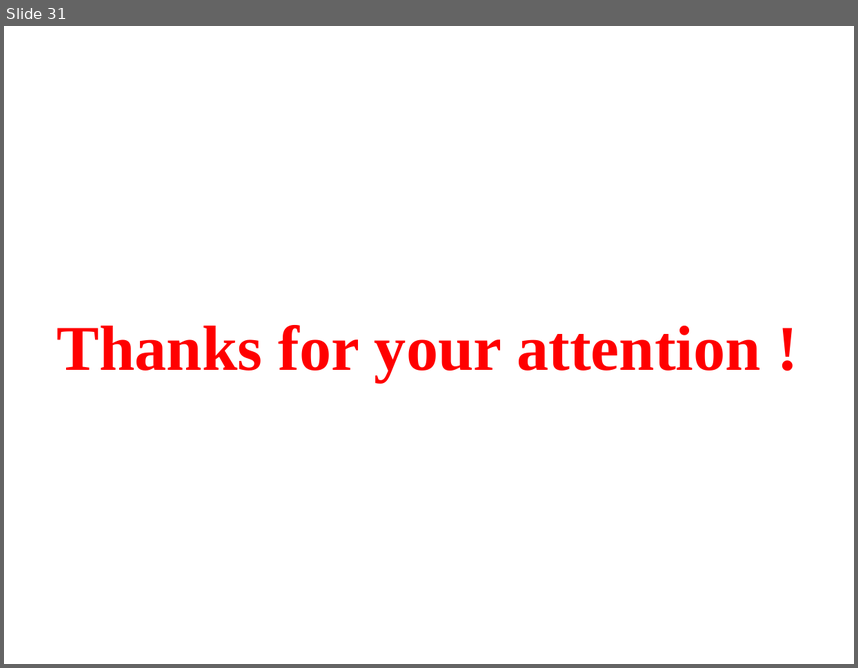
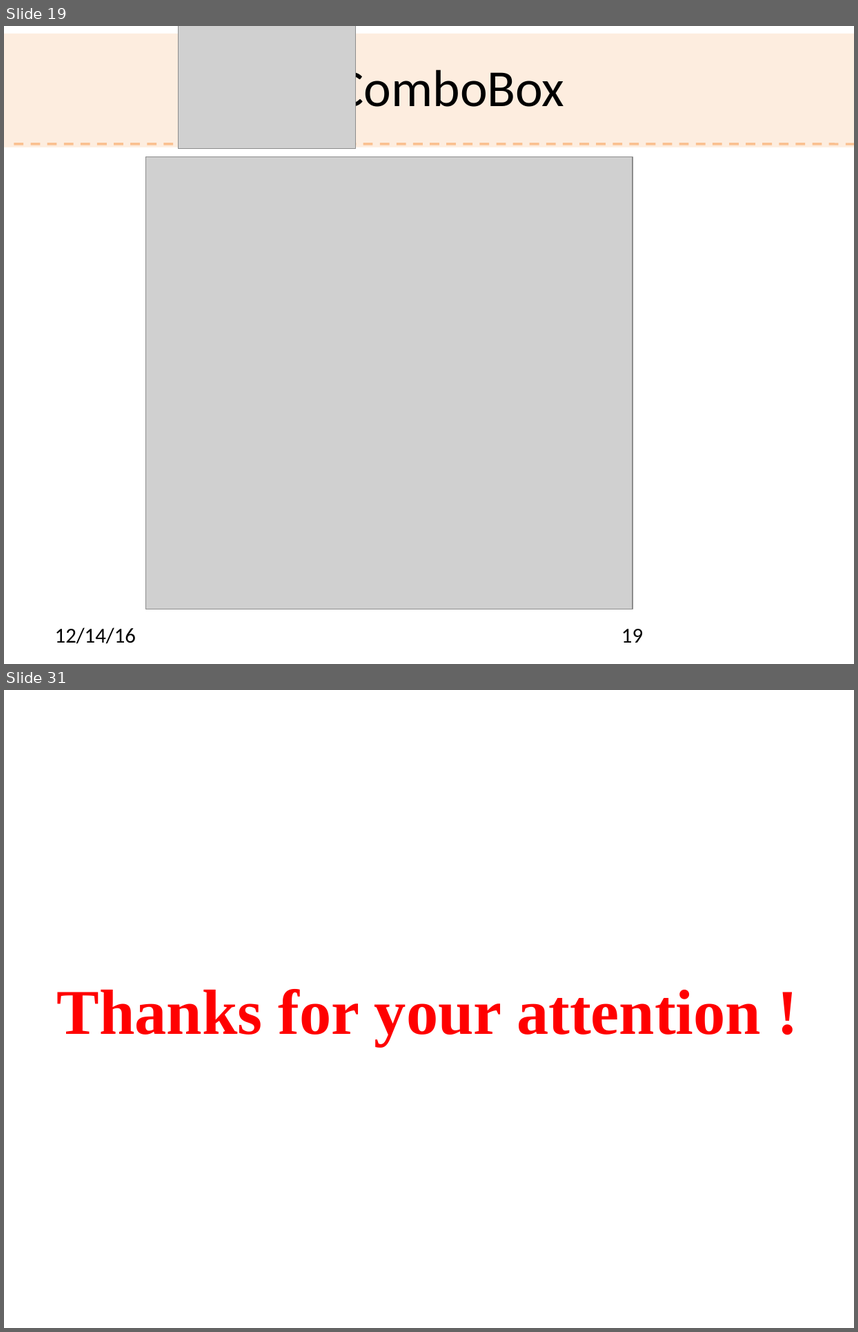
Before and after one commit to shouzo/Java-Programming_pages, a slide deck: class-tutorial/20161207/Ch9.pptx. Shown one above the other, each under a label of ours: slide 31 before the commit, slides 19 and 31 after it; the slides between them are not shown. The pictures are 858x668 and 858x1332 pixels, drawn with LibreOffice and Linux fonts; fonts in the diff are those of the drawing; grey boxes stand for pictures; background and template pictures are left out. Boxes give left, top, right and bottom in pixels: in the first picture for what was removed or moved away, otherwise in the second. Text is boxed around its words. In the diff, an @@ line names an element or a change of style, - is before the commit and + after.

```diff
--- a/class-tutorial/20161207/Ch9.pptx
+++ b/class-tutorial/20161207/Ch9.pptx
@@ slide 19 added at box(4, 26, 854, 664), background picture (left out) @@
@@ rectangle added at box(4, 34, 854, 147), fill #FDEADA at 85% opacity @@
@@ picture added at box(179, 26, 356, 148) @@
@@ text added at box(320, 63, 565, 118), 44 pt, text #000000 @@
+JComboBox
@@ line added from (14, 144) to (854, 144), #FAC090 2.01 pt @@
@@ picture added at box(146, 157, 633, 608) @@
@@ text added at box(55, 627, 136, 644), 18 pt, text #000000 @@
+12/14/16
@@ page number added at box(622, 628, 643, 642), 18 pt, text #000000 @@
+19
```
Also in this commit, not shown: 27 slides changed, 2 other slides added, 3 slides removed, 30 other files.
